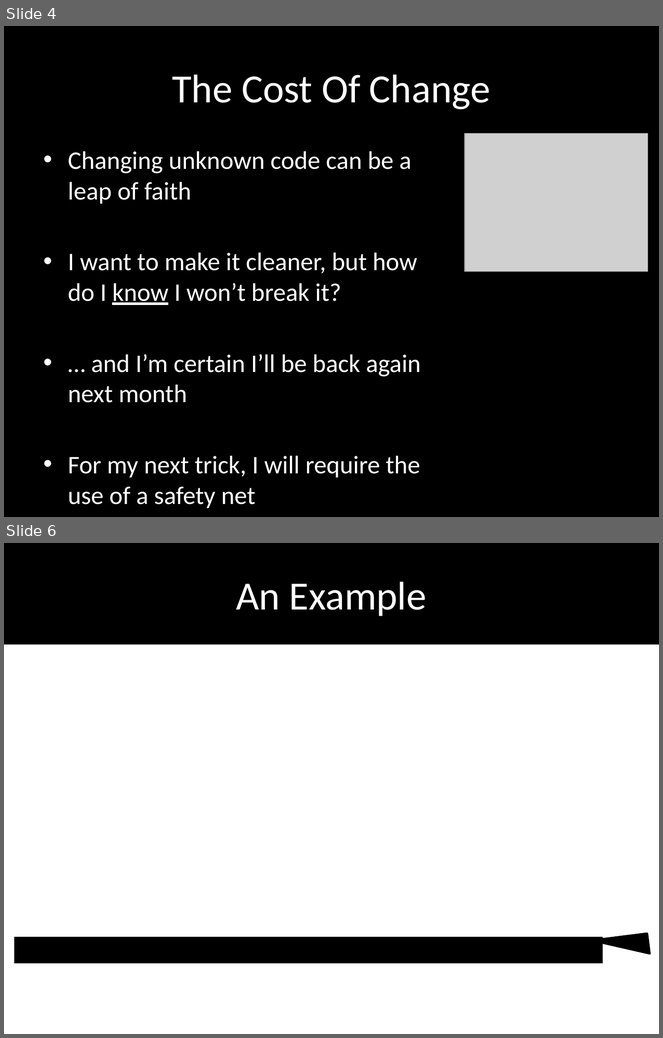
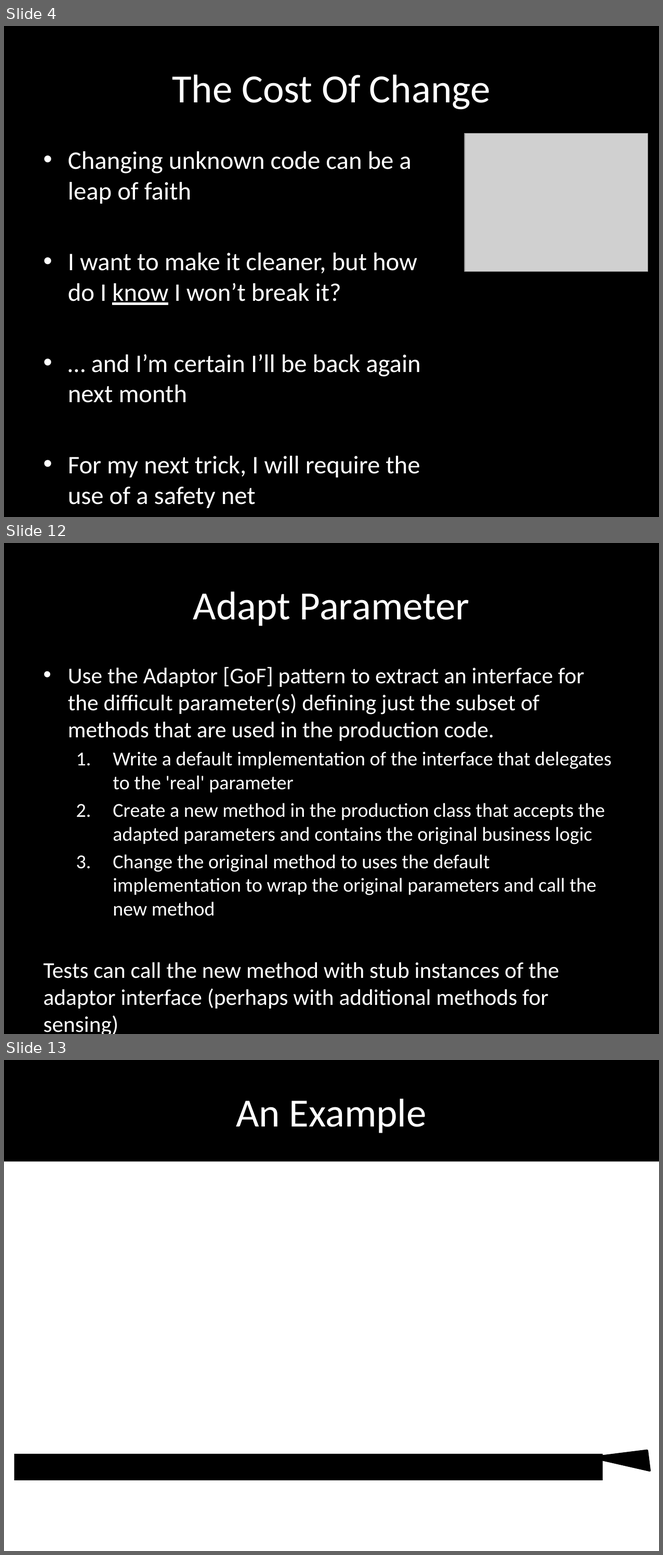
Before and after one commit to tonybaines/retrofitting-tests, a slide deck: presentation/Retrofitting Tests.pptx. Shown one above the other, each under a label of ours: slides 4 and 6 before the commit, slides 4, 12 and 13 after it; the slides between them are not shown. The pictures are 663x1038 and 663x1555 pixels, drawn with LibreOffice and Linux fonts; fonts in the diff are those of the drawing; grey boxes stand for pictures; background and template pictures are left out. Boxes give left, top, right and bottom in pixels: in the first picture for what was removed or moved away, otherwise in the second. Text is boxed around its words. In the diff, an @@ line names an element or a change of style, - is before the commit and + after.

Commit message:
(Tony) Added some slides specifically for the new exercises. Tidied up some typos Added runtime exceptions to the business methods that should be somehow replaced during testing to force dependencies to be broken

```diff
--- a/presentation/Retrofitting Tests.pptx
+++ b/presentation/Retrofitting Tests.pptx
@@ slide 12 added at [4,543,659,1034], background #000000 @@
@@ title added at [193,591,470,626], 44 pt, text #FFFFFF @@
+Adapt Parameter
@@ text added at [44,667,612,979], 21.7 pt, text #FFFFFF @@
+• Use the Adaptor [GoF] pattern to extract an interface for the difficult parameter(s) defining just the subset of methods that are used in the production code.
+  1. Write a default implementation of the interface that delegates to the 'real' parameter
+  2. Create a new method in the production class that accepts the adapted parameters and contains the original business logic
+  3. Change the original method to uses the default implementation to wrap the original parameters and call the new method
+Tests can call the new method with stub instances of the adaptor interface (perhaps with additional methods for sensing)
@@ what was slide 6 is now slide 13 @@
```
Also in this commit, not shown: 1 slide changed, 6 other slides added, 6 other files.
